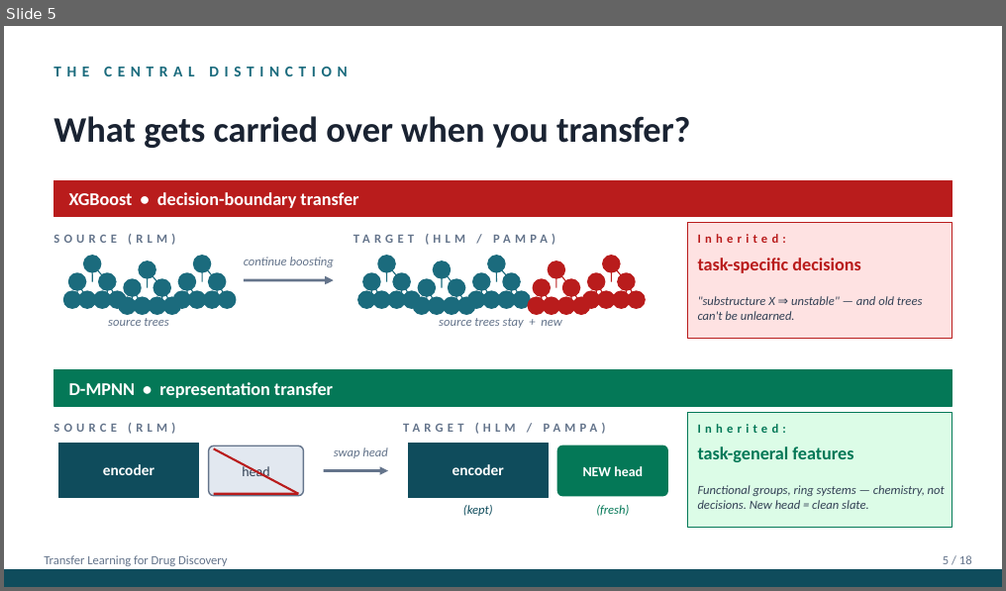
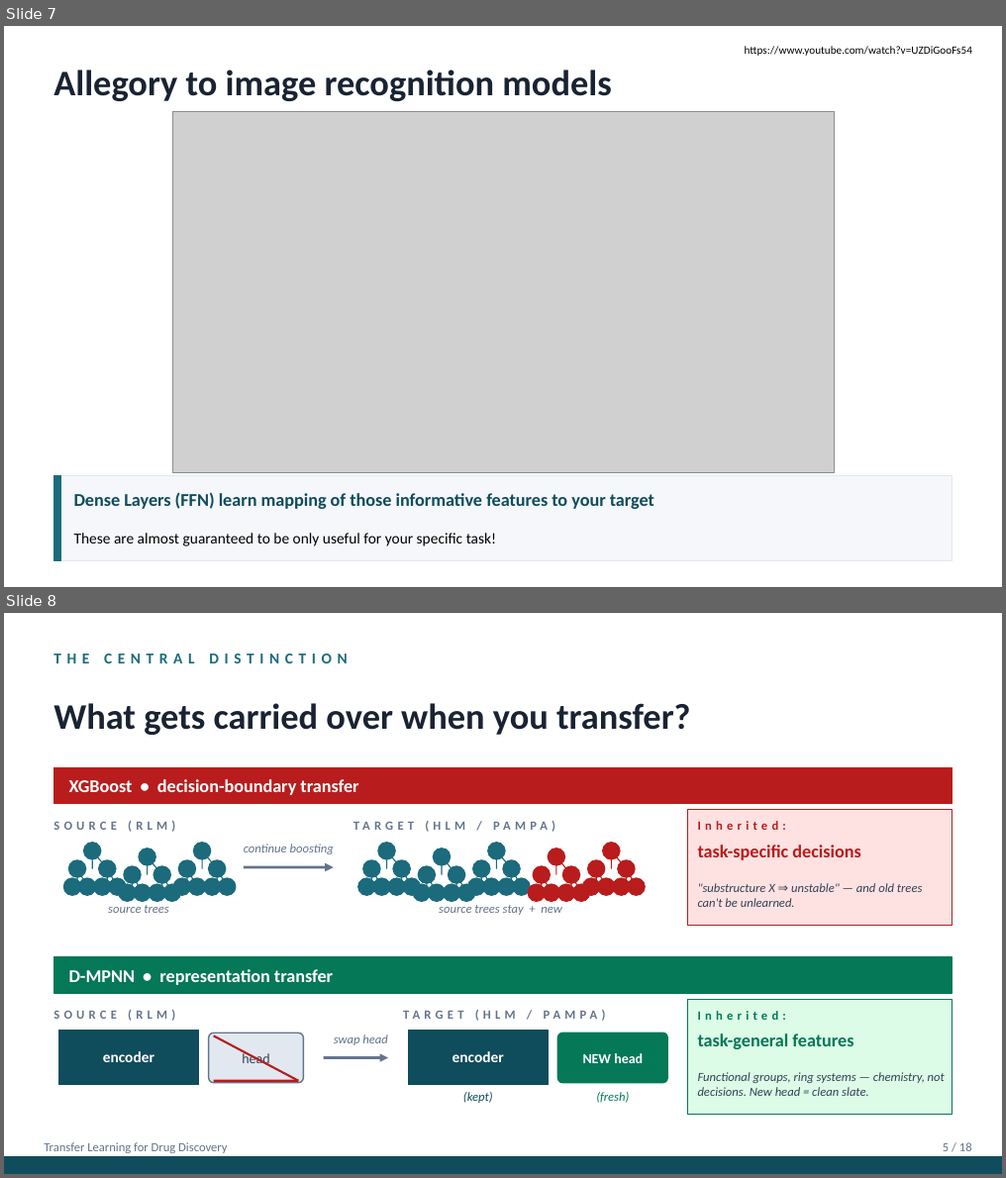
Before and after one commit to rgasper/transfer-learning-drug-discovery, a slide deck: presentation.pptx. Shown one above the other, each under a label of ours: slide 5 before the commit, slides 7 and 8 after it. The pictures are 1006x591 and 1006x1178 pixels, drawn with LibreOffice and Linux fonts; fonts in the diff are those of the drawing; grey boxes stand for pictures. Boxes give left, top, right and bottom in pixels: in the first picture for what was removed or moved away, otherwise in the second. Text is boxed around its words. In the diff, an @@ line names an element or a change of style, - is before the commit and + after.

```diff
--- a/presentation.pptx
+++ b/presentation.pptx
@@ slide 7 added at (4, 26, 1002, 587), background #FFFFFF @@
@@ text added at (745, 46, 972, 56), 8 pt, text #000000 @@
+https://www.youtube.com/watch?v=UZDiGooFs54
@@ text added at (54, 70, 611, 101), 26 pt, text #1A2332, bold @@
+Allegory to image recognition models
@@ picture added at (172, 112, 835, 473) @@
@@ rectangle added at (54, 476, 952, 561), fill #F5F7FA, outline #E2E8F0 1 pt @@
@@ rectangle added at (54, 476, 60, 561), fill #1B6B7D, outline #1B6B7D 1 pt @@
@@ text added at (74, 492, 654, 509), 13 pt, text #0F4C5C, bold @@
+Dense Layers (FFN) learn mapping of those informative features to your target
@@ text added at (74, 533, 496, 547), 11 pt, text #000000 @@
+These are almost guaranteed to be only useful for your specific task!
@@ what was slide 5 is now slide 8 @@
```
Also in this commit, not shown: 5 slides changed, 3 other slides added.
